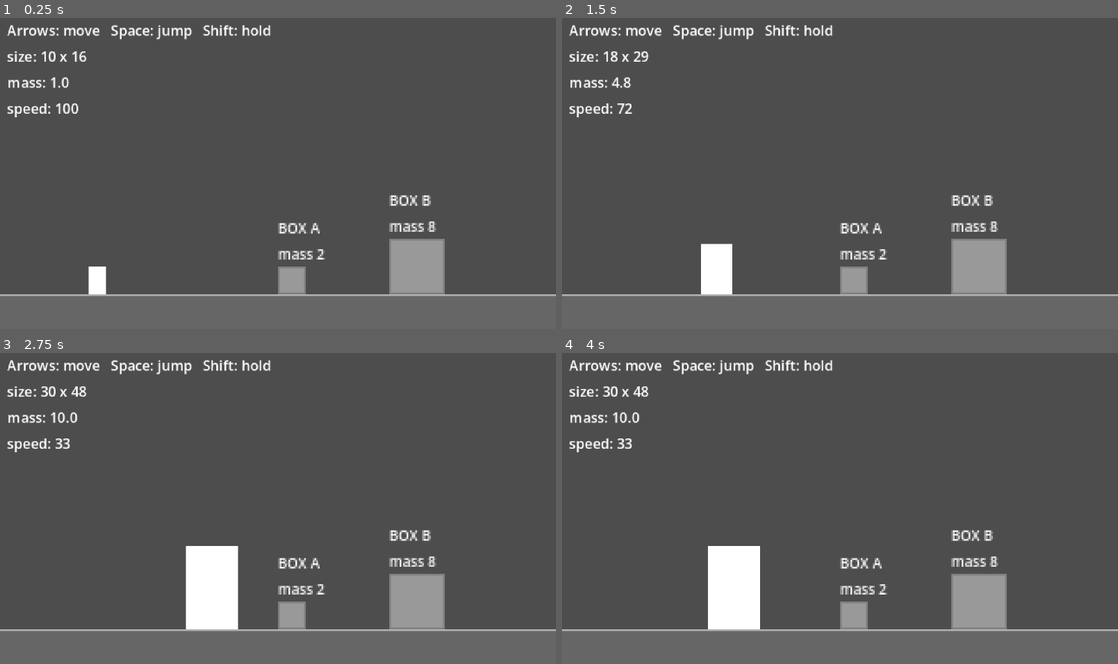
Above: before the commit, frames 1-4 (two rows, left to right).
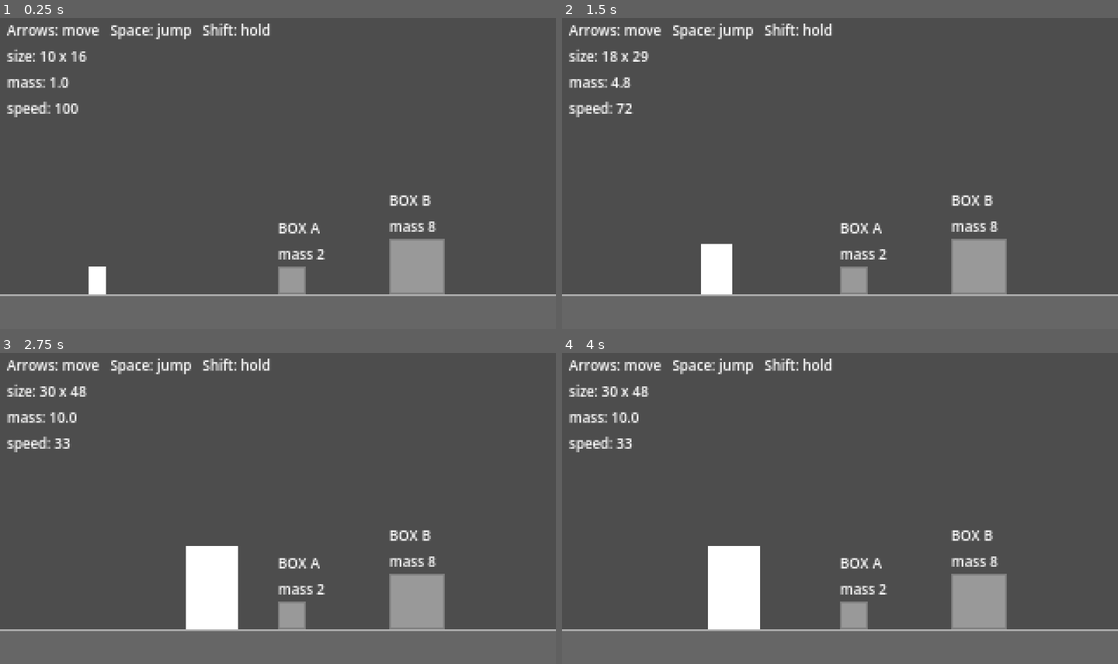
Above: after the commit, the same moments.

Repository: evalfoo/game-off-2026
Game: Godot game, scene res://game/main.tscn
Two runs of this game, one before a commit and one after it. Both use one fixed random seed, a clock stepped at 60 frames per second and the inputs below.
Inputs (mouse positions are in pixels of both pictures, inside the frame that each line leads up to):
- Up to frame 1 (0.25 s): no input
- Up to frame 2 (1.5 s): tap Enter (ui_accept) at 0.5, 0.77 s; move the mouse to (962, 157) at 0.52 s; hold Right (ui_right) 0.53-1.25 s; hold Shift 0.53-1.25 s; click (962, 157) at 0.67 s; drag from (728, 189) to (812, 235) at 1.27 s
- Up to frame 3 (2.75 s): tap Enter (ui_accept) at 2 s; move the mouse to (333, 440) at 2.02 s; hold Right (ui_right) from 2.03 s (still down); hold Shift from 2.03 s (still down)
- Up to frame 4 (4 s): release Right (ui_right) at 2.75 s; release Shift at 2.75 s; drag from (812, 570) to (673, 461) at 2.77 s; tap Enter (ui_accept) at 3.5, 3.77 s; move the mouse to (1006, 555) at 3.52 s; hold Left (ui_left) from 3.53 s (still down); hold Shift from 3.53 s (still down)

The runs differ from the first frame. In frame 1, 1.4% of the frame differs, in the area x 1-49%, y 1-32%; in frame 2, 1.4%; in frame 3, 1.4%; in frame 4, 1.4%.

Commit message:
fix(camera): text keeps game pixels; re-record the grow session (#18)

Diff:
--- a/project.godot
+++ b/project.godot
@@ -33,6 +33,10 @@
 window/stretch/mode="canvas_items"
 window/stretch/scale_mode="integer"
 
+[gui]
+
+fonts/dynamic_fonts/use_oversampling=false
+
 [physics]
 
 2d/default_gravity=326.667
--- a/tests/sessions/grow/turn-001.json
+++ b/tests/sessions/grow/turn-001.json
@@ -60,26 +60,26 @@
   "last_action": {},
   "ui": [
     {
-      "node": "Main/BoxA/@Label@4",
+      "node": "Main/View/World/BoxA/@Label@4",
       "class": "Label",
       "text": "BOX A\nmass 2",
       "rect": [
-        640,
-        464,
-        108,
-        108
+        161,
+        117,
+        27,
+        27
       ],
       "disabled": false
     },
     {
-      "node": "Main/BoxB/@Label@7",
+      "node": "Main/View/World/BoxB/@Label@7",
       "class": "Label",
       "text": "BOX B\nmass 8",
       "rect": [
-        896,
-        400,
-        108,
-        108
+        225,
+        101,
+        27,
+        27
       ],
       "disabled": false
     },
--- a/tests/sessions/grow/turn-002.json
+++ b/tests/sessions/grow/turn-002.json
@@ -12,26 +12,26 @@
   },
   "ui": [
     {
-      "node": "Main/BoxA/@Label@4",
+      "node": "Main/View/World/BoxA/@Label@4",
       "class": "Label",
       "text": "BOX A\nmass 2",
       "rect": [
-        640,
-        464,
-        108,
-        108
+        161,
+        117,
+        27,
+        27
       ],
       "disabled": false
     },
     {
-      "node": "Main/BoxB/@Label@7",
+      "node": "Main/View/World/BoxB/@Label@7",
       "class": "Label",
       "text": "BOX B\nmass 8",
       "rect": [
-        896,
-        400,
-        108,
-        108
+        225,
+        101,
+        27,
+        27
       ],
       "disabled": false
     },
--- a/tests/sessions/grow/turn-003.json
+++ b/tests/sessions/grow/turn-003.json
@@ -11,26 +11,26 @@
   },
   "ui": [
     {
-      "node": "Main/BoxA/@Label@4",
+      "node": "Main/View/World/BoxA/@Label@4",
       "class": "Label",
       "text": "BOX A\nmass 2",
       "rect": [
-        640,
-        464,
-        108,
-        108
+        161,
+        117,
+        27,
+        27
       ],
       "disabled": false
     },
     {
-      "node": "Main/BoxB/@Label@7",
+      "node": "Main/View/World/BoxB/@Label@7",
       "class": "Label",
       "text": "BOX B\nmass 8",
       "rect": [
-        896,
-        400,
-        108,
-        108
+        225,
+        101,
+        27,
+        27
       ],
       "disabled": false
     },
--- a/tests/sessions/grow/turn-004.json
+++ b/tests/sessions/grow/turn-004.json
@@ -8,26 +8,26 @@
   },
   "ui": [
     {
-      "node": "Main/BoxA/@Label@4",
+      "node": "Main/View/World/BoxA/@Label@4",
       "class": "Label",
       "text": "BOX A\nmass 2",
       "rect": [
-        640,
-        464,
-        108,
-        108
+        161,
+        117,
+        27,
+        27
       ],
       "disabled": false
     },
     {
-      "node": "Main/BoxB/@Label@7",
+      "node": "Main/View/World/BoxB/@Label@7",
       "class": "Label",
       "text": "BOX B\nmass 8",
       "rect": [
-        896,
-        400,
-        108,
-        108
+        225,
+        101,
+        27,
+        27
       ],
       "disabled": false
     },
--- a/tests/sessions/grow/turn-005.json
+++ b/tests/sessions/grow/turn-005.json
@@ -7,26 +7,26 @@
   },
   "ui": [
     {
-      "node": "Main/BoxA/@Label@4",
+      "node": "Main/View/World/BoxA/@Label@4",
       "class": "Label",
       "text": "BOX A\nmass 2",
       "rect": [
-        640,
-        464,
-        108,
-        108
+        161,
+        117,
+        27,
+        27
       ],
       "disabled": false
     },
     {
-      "node": "Main/BoxB/@Label@7",
+      "node": "Main/View/World/BoxB/@Label@7",
       "class": "Label",
       "text": "BOX B\nmass 8",
       "rect": [
-        896,
-        400,
-        108,
-        108
+        225,
+        101,
+        27,
+        27
       ],
       "disabled": false
     },
Not shown, changed: docs/implementation.md
